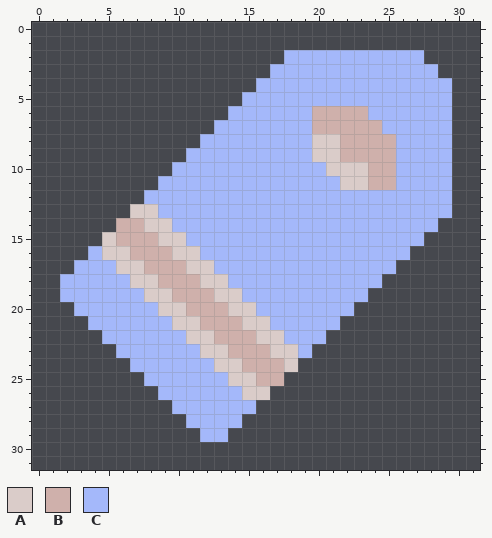
A pixel-art sprite gets an edit: sprites/items/ammo/ammo-level-1.png. Above: the version before the commit.
The file is 32x32 pixels.
Palette (. is transparent): A #daccc9  B #cfb0ab  C #a4b8fa
Now the later version:
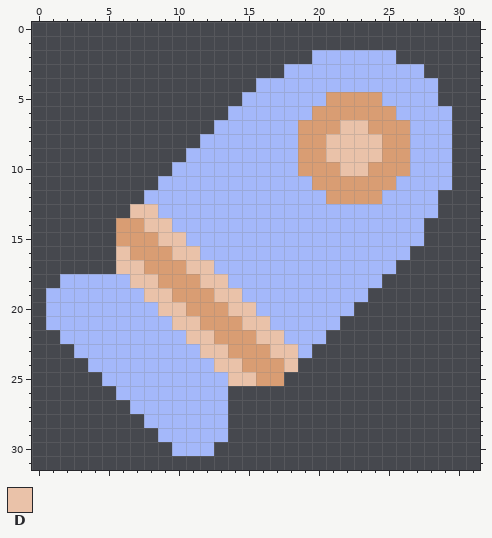
Colours new in this view: D #eac2a9
What changed:
Colour B changes from #cfb0ab to #d99d73.
Colour B replaces colour A in rows 8 to 9 at x 20; in row 10 at x 21; in row 11 at x 22 to 23.
Colour B replaces colour C in row 5 at x 21 to 24; in row 6 at x 24 to 25; in row 7 at x 19 and 25 to 26; in rows 8 to 9 at x 19 and 26; in row 10 at x 19 to 20 and 26; in row 11 at x 20 to 21.
Colour B replaces colour C in row 12 at x 21 to 24.
Colour C is added in row 19 at x 1; in row 20 at x 1 to 2; in row 21 at x 1 to 3; in row 22 at x 2 to 4; in row 23 at x 3 to 5; in row 24 at x 4 to 6.
Colour C is added in row 25 at x 5 to 7; in row 26 at x 6 to 8; in row 27 at x 7 to 9; in row 28 at x 8 to 10; in row 29 at x 9 to 11; in row 30 at x 10 to 12.
Colour D replaces colour A in rows 8 to 9 at x 21; in row 10 at x 22 to 23; in row 13 at x 7 to 8; in row 14 at x 8 to 9; in row 15 at x 9 to 10; in row 16 at x 6 and 10 to 11.
Colour D replaces colour A in row 17 at x 6 to 7 and 11 to 12; in row 18 at x 7 to 8 and 12 to 13; in row 19 at x 8 to 9 and 13 to 14; in row 20 at x 9 to 10 and 14 to 15; in row 21 at x 10 to 11 and 15 to 16; in row 22 at x 11 to 12 and 16 to 17.
Colour D replaces colour A in row 23 at x 12 to 13 and 17 to 18; in row 24 at x 13 to 14 and 18; in row 25 at x 14 to 15.
Colour D replaces colour B in row 7 at x 22 to 23; in rows 8 to 9 at x 22 to 24.
The author cleared colour A in rows 15 to 16 at x 5; in row 26 at x 15 to 16.
The author cleared colour C in row 2 at x 18 to 19 and 26 to 27; in row 3 at x 17 and 28; in rows 4 to 5 at x 29; in rows 12 to 13 at x 29; in row 14 at x 28; in row 16 at x 4.
The author cleared colour C in row 17 at x 3 to 5; in row 26 at x 14; in row 27 at x 14 to 15; in row 28 at x 14.
Changed places in both pictures, as pixel boxes (x1, y1, x2, y2):
changed: (46, 50, 452, 456)
